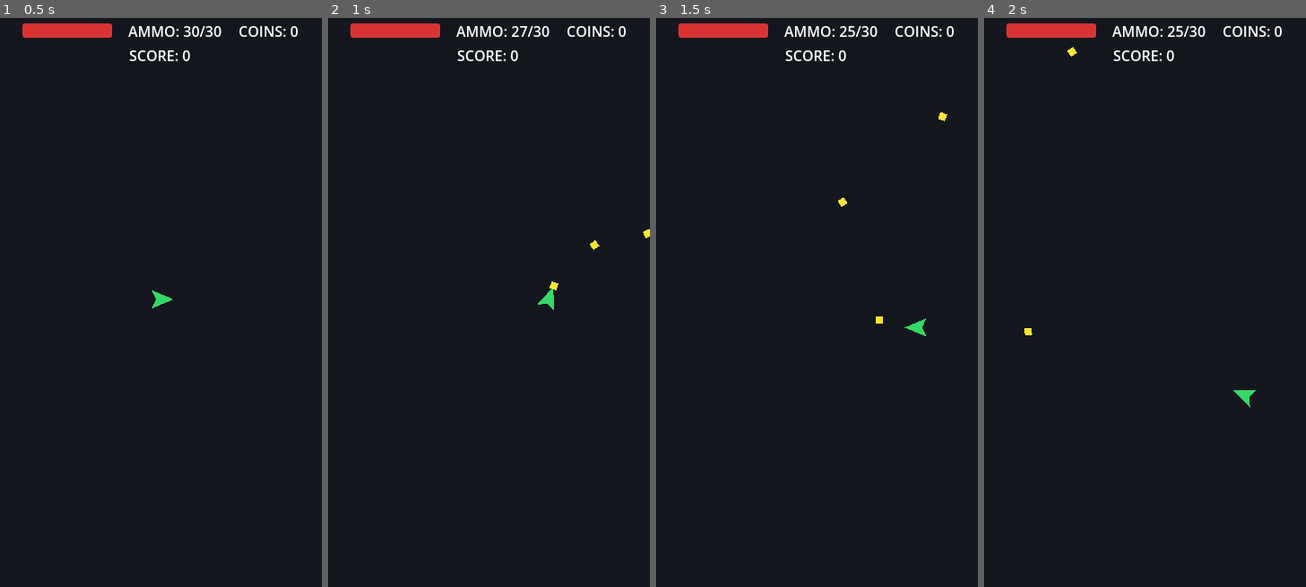
Above: before the commit, frames 1-4 (left to right).
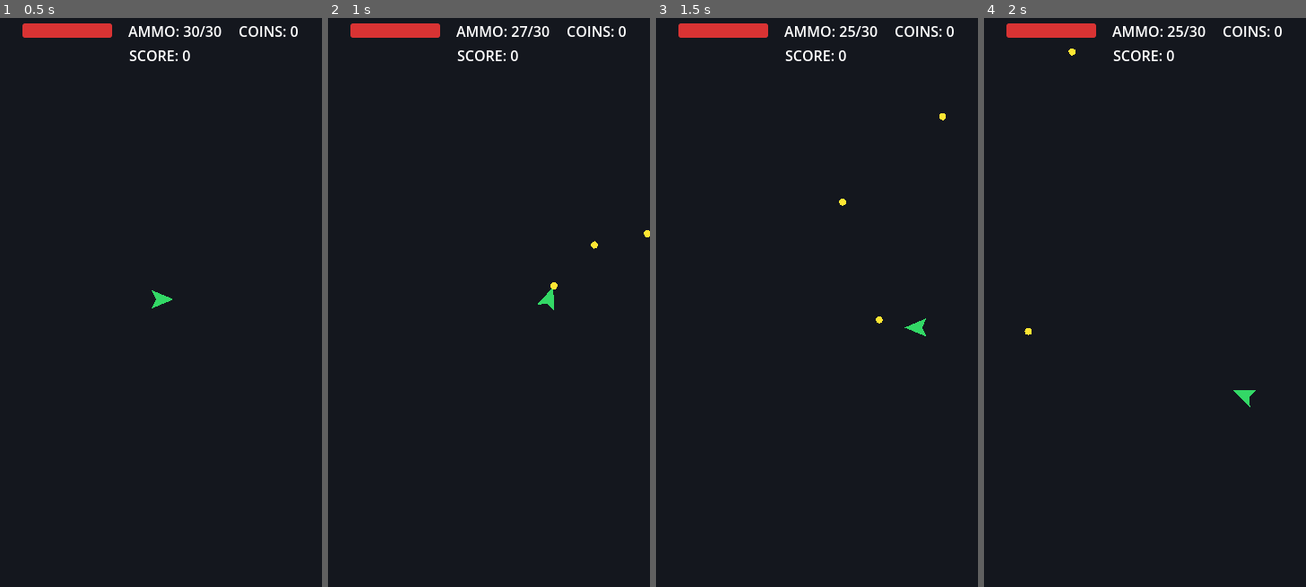
Above: after the commit, the same moments.

Repository: infantex-team/godot-survive-shoot
Game: Godot game, scene res://Game/game_view.tscn
Two runs of this game, one before a commit and one after it. Both use one fixed random seed, a clock stepped at 60 frames per second and the inputs below.
Inputs (mouse positions are in pixels of both pictures, inside the frame that each line leads up to):
- Up to frame 1 (0.5 s): no input
- Up to frame 2 (1 s): tap Enter at 0.5 s; move the mouse to (559, 268) at 0.52 s; press the mouse at (559, 268) at 0.53 s; hold D (move_right) from 0.53 s (still down)
- Up to frame 3 (1.5 s): move the mouse to (752, 330) at 1.27 s; release D (move_right) at 1.28 s; release the mouse at (752, 330) at 1.28 s; hold S (move_down) from 1.28 s (still down); click (752, 330) at 1.35 s
- Up to frame 4 (2 s): keep holding S (move_down)

Frame 1 is identical in both runs. In frame 2, less than 0.1% of the frame differs, in the area x 68-100%, y 37-48%; in frame 3, less than 0.1%, in the area x 56-91%, y 16-54%; in frame 4, less than 0.1%.

Commit message:
+ change bullet shape

Diff:
--- a/Game/Bullet/bullet.tscn
+++ b/Game/Bullet/bullet.tscn
@@ -1,18 +1,18 @@
-[gd_scene format=3]
+[gd_scene format=3 uid="uid://b2iw5lsr8qvh0"]
 
 [ext_resource type="Script" uid="uid://cotiqouf8xs0s" path="res://Game/Bullet/bullet.gd" id="1_bullet_script"]
 
 [sub_resource type="CircleShape2D" id="CircleShape2D_bullet"]
 radius = 4.0
 
-[node name="Bullet" type="Area2D" groups=["bullets"]]
+[node name="Bullet" type="Area2D" unique_id=794071972 groups=["bullets"]]
 collision_layer = 4
 collision_mask = 10
 script = ExtResource("1_bullet_script")
 
-[node name="CollisionShape2D" type="CollisionShape2D" parent="."]
+[node name="CollisionShape2D" type="CollisionShape2D" parent="." unique_id=697345418]
 shape = SubResource("CircleShape2D_bullet")
 
-[node name="Polygon2D" type="Polygon2D" parent="."]
+[node name="Polygon2D" type="Polygon2D" parent="." unique_id=1141685774]
 color = Color(1, 0.9, 0.2, 1)
-polygon = PackedVector2Array(-4, -4, 4, -4, 4, 4, -4, 4)
+polygon = PackedVector2Array(-3, -3, -0.08596802, -4, 3, -3, 4, 0.013150215, 3, 3, 0.04011154, 4, -3, 3, -4.000002, -0.049889565)
